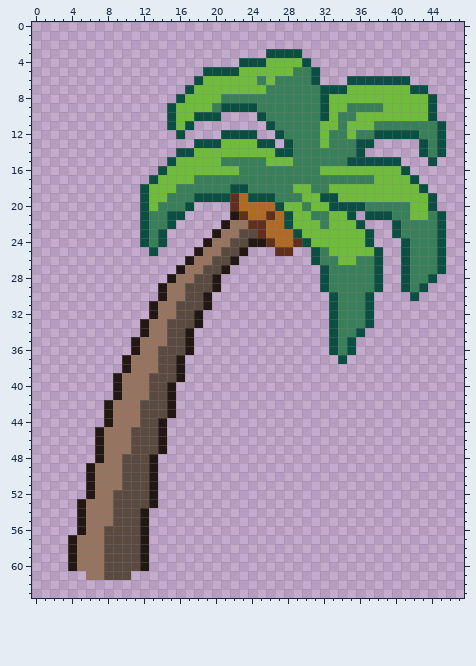
File history of a pixel-art sprite, Assets/Graphics/PalmTree.png. Above is the file before it was changed.
The file is 96x128 pixels, drawn in blocks of 2x2; one block is one cell here.
Once edited:
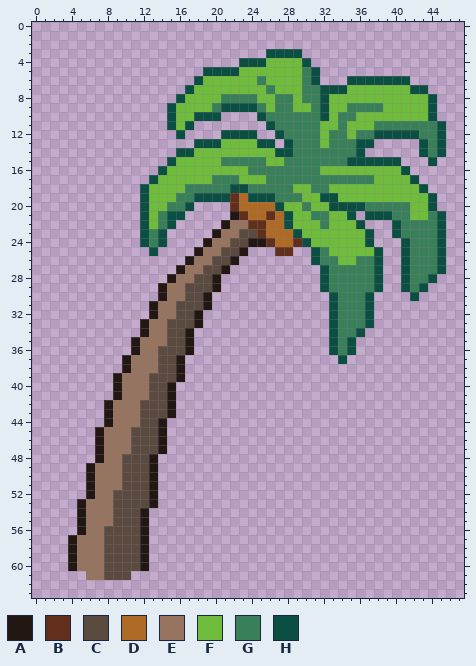
Palette (. is transparent): A #231714  B #632f1d  C #5a4a40  D #af6b26  E #96745f  F #6fbc3c  G #387f5a  H #0a4f42
Difference:
Changed rows in their new state; - is an unchanged pixel.
first column x 25:
 5 ----F-
 6 --FFF-
 7 --FFF-
 8 FF--F-
 9 -F--FF
first column x 13:
15 ---------------G
16 ----------F-----
17 -----FF---FFF---
18 ---F------------
19 --F-------------
20 -F--------------
21 F---------------
22 F---------------
